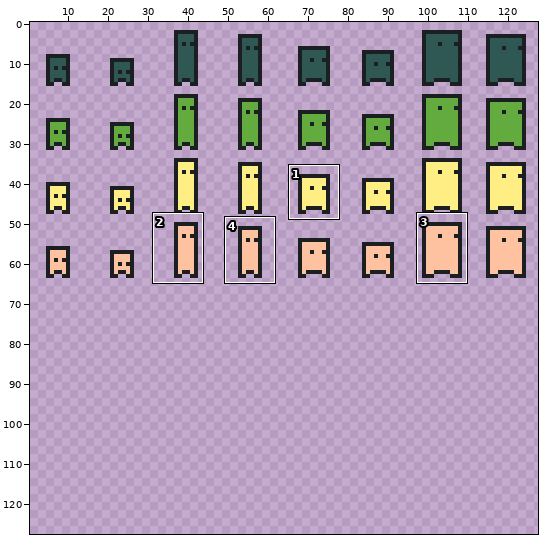
Two versions of one sprite sheet, Resources/Textures/chars.png. The first picture is a wide view before the edit; the outline marks the close-up.
Close-up. Before:
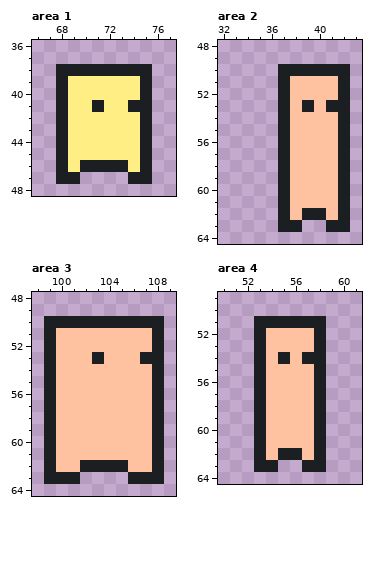
The file is 128x128 pixels. Shown: area 1: x 66..77, y 36..48; area 2: x 32..43, y 48..64; area 3: x 98..109, y 48..64; area 4: x 50..61, y 49..64. The wide view leaves out empty margins. The commit also changed other parts of the picture, which this record leaves out.
Once edited:
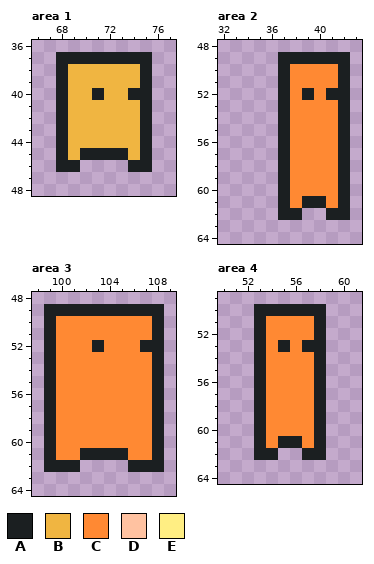
Palette (. is transparent): A #1b1f21  B #f0b541  C #ff8933  D #ffc2a1  E #ffee83
Difference:
Changed rows in their new state; - is an unchanged pixel.
Area 1:
first column x 68:
37 AAAAAAAA
38 -BBBBBB-
39 -BBBBBB-
40 -BBABBA-
41 -BBBBBB-
42 -BBBBBB-
43 -BBBBBB-
44 -BBBBBB-
45 -BAAAAB-
46 -A....A-
47 ..----..
Area 2:
first column x 37:
49 AAAAAA
50 -CCCC-
51 -CCCC-
52 -CACA-
53 -CCCC-
54 -CCCC-
55 -CCCC-
56 -CCCC-
57 -CCCC-
58 -CCCC-
59 -CCCC-
60 -CCCC-
61 -CAAC-
62 -A..A-
63 ..--..
Area 3:
first column x 99:
49 AAAAAAAAAA
50 -CCCCCCCC-
51 -CCCCCCCC-
52 -CCCACCCA-
53 -CCCCCCCC-
54 -CCCCCCCC-
55 -CCCCCCCC-
56 -CCCCCCCC-
57 -CCCCCCCC-
58 -CCCCCCCC-
59 -CCCCCCCC-
60 -CCCCCCCC-
61 -CCAAAACC-
62 -AA....AA-
63 ...----...
Area 4:
first column x 53:
50 AAAAAA
51 -CCCC-
52 -CCCC-
53 -CACA-
54 -CCCC-
55 -CCCC-
56 -CCCC-
57 -CCCC-
58 -CCCC-
59 -CCCC-
60 -CCCC-
61 -CAAC-
62 -A..A-
63 ..--..
Changed places in both close-ups, as pixel boxes (x1, y1, x2, y2):
changed: (56, 52, 152, 184)
changed: (278, 52, 350, 232)
changed: (44, 304, 164, 484)
changed: (254, 304, 326, 472)
